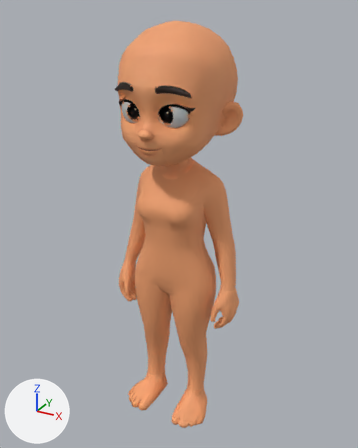
The Blender file assets/nhan-vat-3d/nhan-vat-nu-rig/nhan-vat-nu-rig.blend as it was, and as the next commit left it.
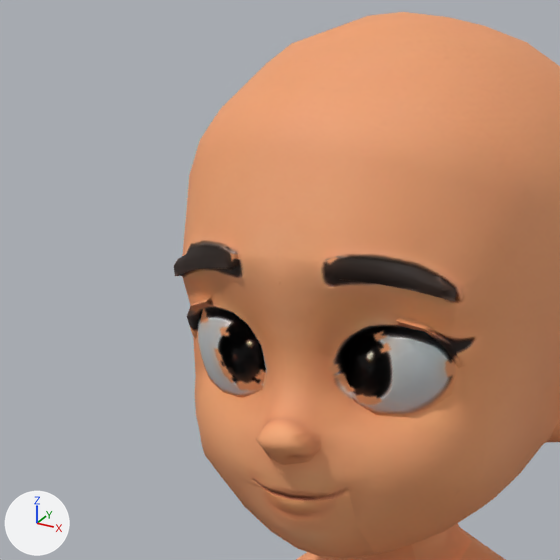
Each version is shown whole from a 50 mm camera at (0.943, -1.695, 1.775) aimed at (-0.002, 0.023, 0.916), then close up on the part from 19% to 61% of the width and 4% to 37% of the height. Lighting does not change. The marker at lower left points along +X, +Y and +Z. The older version's two pictures come first.

The first close-up shows 'Nu_Than'.
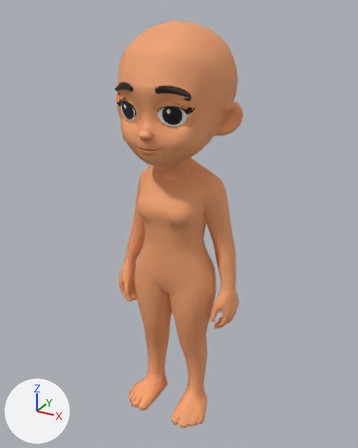
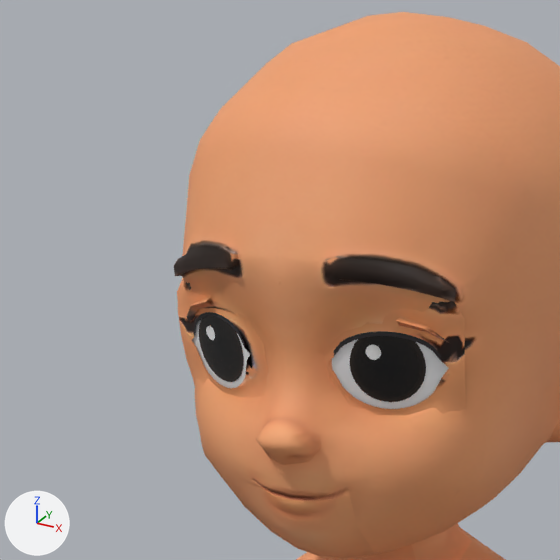
Changed parts and their boxes [x1, y1, x2, y2] in the close-ups (560 x 560 px):
'Nu_ConNguoi.L', added
    after: [350, 336, 426, 402]
'Nu_MiTren.L', added (brown)
    after: [324, 301, 465, 368]
'Nu_LongTrang.L', added
    after: [331, 339, 449, 409]
'Nu_ConNguoi.R', added
    after: [199, 316, 244, 382]
'Nu_MiDuoi.L', added (brown)
    after: [327, 363, 466, 420]
'Nu_MiTren.R', added (orange)
    after: [177, 278, 266, 356]
'Nu_MiDuoi.R', added (orange)
    after: [182, 337, 269, 399]
'Nu_LongTrang.R', added
    after: [192, 320, 250, 388]
part 1 of me_model, reshaped
    before: [187, 298, 493, 415]
    after: [187, 298, 493, 365]

Edits to the bpy script that builds the scene:
```text
Add mat_nu_mong_001:
    mat_nu_mong_001 = bpy.data.materials.new('Nu_Mong.001')
    # nodes: BsdfPrincipled, MapRange, Math, Mix, OutputMaterial, TexCoord, ValToRGB, VectorMath
    # colours: black #0d0d10, black #1d1816, brown #302721, white #f9f9f9
Add mat_nu_mong:
    mat_nu_mong = bpy.data.materials.new('Nu_Mong')
    # nodes: BsdfPrincipled, MapRange, Math, Mix, OutputMaterial, TexCoord, ValToRGB, VectorMath
    # colours: black #0d0d10, black #1d1816, brown #302721, white #f9f9f9
Change me_model:
    remove me_model.from_pydata(...)  # 2043 vertices, 2170 faces; spans x -0.3..0.3, y -0.25..0.25, z 0.0..1.73
    add me_model.from_pydata(...)  # 2020 vertices, 2129 faces; spans x -0.3..0.3, y -0.25..0.25, z 0.0..1.73
    me_model part 1
    23 vertices are removed from x -0.14..0.14, y -0.2..-0.17, z 1.4..1.46
    51 faces are deleted
    3 vertices move within x 0.08..0.14, y -0.2..-0.17, z 1.45..1.46
    10 new faces join them
Add ob_nu_connguoi_r:
    ob_nu_connguoi_r = bpy.data.objects.new('Nu_ConNguoi.R', me_nu_connguoi_r)  # 193 vertices, 288 faces; spans x -0.0352..0.0352, y 0.0, z -0.0352..0.0352; modifiers SHRINKWRAP
    ob_nu_connguoi_r.location = (-0.101, -0.185, 1.428)
    ob_nu_connguoi_r.rotation_euler = (0.158, 0.0, -0.335)  # degrees (9.1, 0, -19)
Add ob_nu_longtrang_r:
    ob_nu_longtrang_r = bpy.data.objects.new('Nu_LongTrang.R', me_nu_longtrang_r)  # 201 vertices, 156 faces; spans x -0.1642..-0.0343, y -0.2057..-0.1455, z 1.3623..1.4968; in mat_nu_longtrang (white #f7f7f9)
    ob_nu_longtrang_r.location = (0.0, 0.0, 0.0)
Add ob_nu_miduoi_r:
    ob_nu_miduoi_r = bpy.data.objects.new('Nu_MiDuoi.R', me_nu_miduoi_r)  # 147 vertices, 120 faces; spans x -0.1646..-0.0338, y -0.2053..-0.1497, z 1.3568..1.4284
    ob_nu_miduoi_r.location = (0.0, 0.0, 0.0)
Add ob_nu_mitren_r:
    ob_nu_mitren_r = bpy.data.objects.new('Nu_MiTren.R', me_nu_mitren_r)  # 147 vertices, 120 faces; spans x -0.1655..-0.0353, y -0.2177..-0.1602, z 1.428..1.5022; in mat_nu_mi (dark grey #302c30)
    ob_nu_mitren_r.location = (0.0, 0.0, 0.0)
Add ob_nu_connguoi_l:
    ob_nu_connguoi_l = bpy.data.objects.new('Nu_ConNguoi.L', me_nu_connguoi_l)  # 193 vertices, 288 faces; spans x -0.0362..0.0362, y 0.0, z -0.0362..0.0362; modifiers SHRINKWRAP
    ob_nu_connguoi_l.location = (0.089, -0.191, 1.429)
    ob_nu_connguoi_l.rotation_euler = (0.176, 0.0, 0.297)  # degrees (10, 0, 17)
Add ob_nu_longtrang_l:
    ob_nu_longtrang_l = bpy.data.objects.new('Nu_LongTrang.L', me_nu_longtrang_l)  # 201 vertices, 156 faces; spans x 0.0182..0.157, y -0.2105..-0.1505, z 1.3617..1.4998; in mat_nu_longtrang (white #f7f7f9)
    ob_nu_longtrang_l.location = (0.0, 0.0, 0.0)
Add ob_nu_miduoi_l:
    ob_nu_miduoi_l = bpy.data.objects.new('Nu_MiDuoi.L', me_nu_miduoi_l)  # 147 vertices, 120 faces; spans x 0.0176..0.1573, y -0.2113..-0.1549, z 1.3581..1.4294
    ob_nu_miduoi_l.location = (0.0, 0.0, 0.0)
Add ob_nu_mitren_l:
    ob_nu_mitren_l = bpy.data.objects.new('Nu_MiTren.L', me_nu_mitren_l)  # 147 vertices, 120 faces; spans x 0.0191..0.1584, y -0.2239..-0.1667, z 1.4291..1.5056; in mat_nu_mi (dark grey #302c30)
    ob_nu_mitren_l.location = (0.0, 0.0, 0.0)
```
